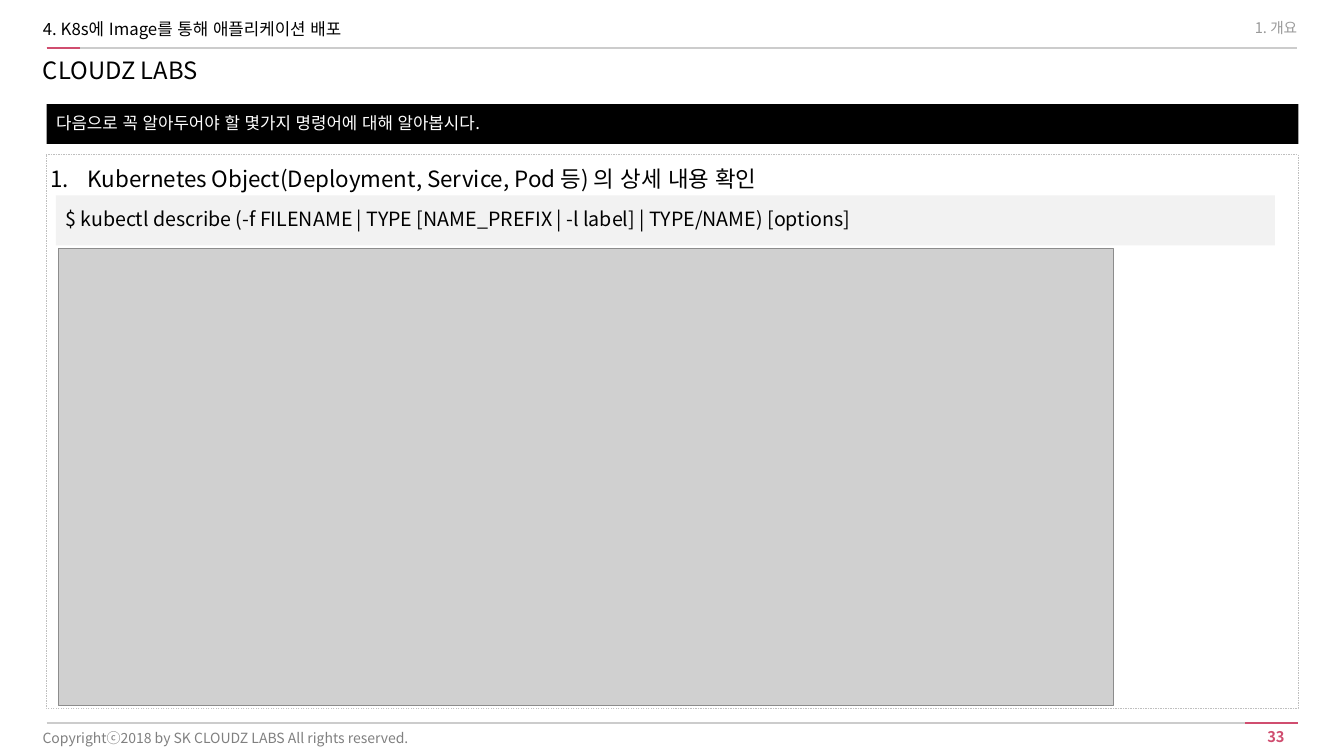
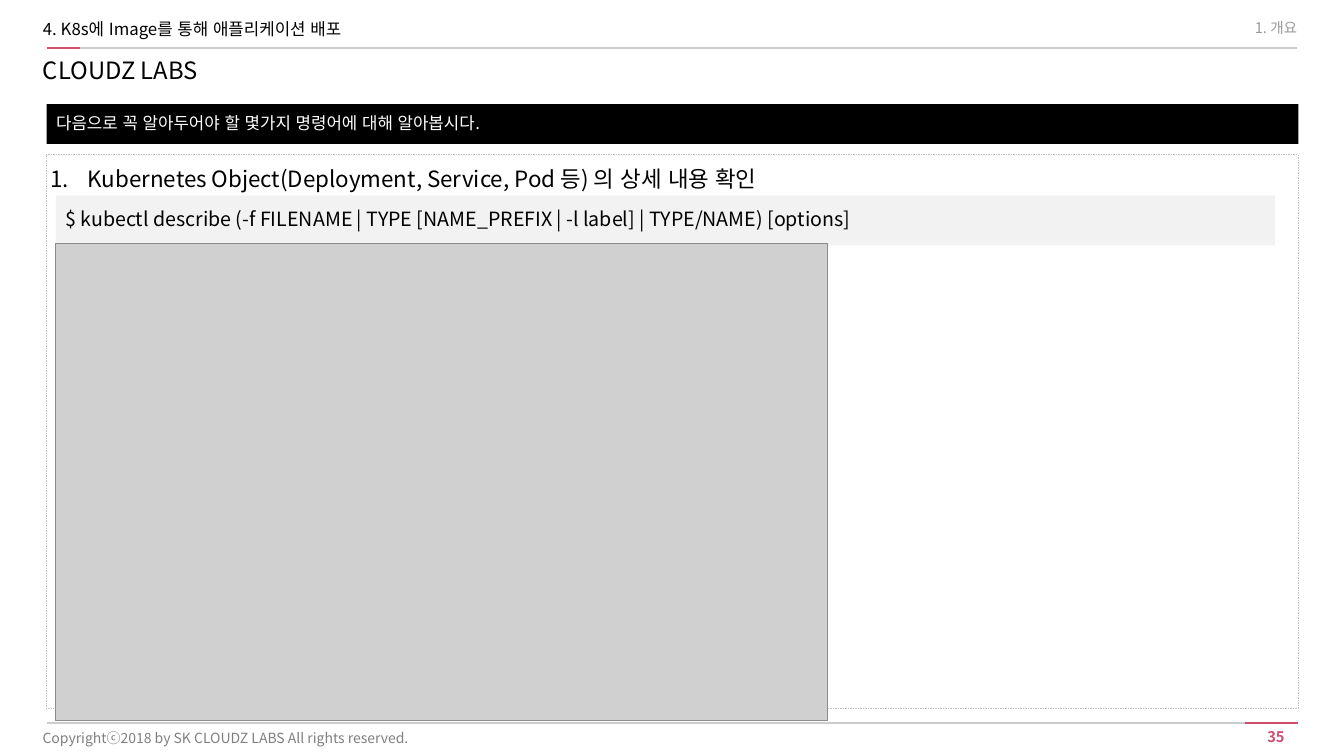
Before and after one commit to t-t-c/cloud-movie, a slide deck: slide 35 of docs/[CloudZ Labs] Kubernetes_시작하기(신입사원).pptx (slide 33 before the commit). Drawn at 1344x756 pixels with LibreOffice and Linux fonts; fonts in the diff are those of the drawing; grey boxes stand for pictures. Boxes give left, top, right and bottom in pixels: in the first picture for what was removed or moved away, otherwise in the second. Text is boxed around its words. In the diff, an @@ line names an element or a change of style, - is before the commit and + after.

```diff
--- a/docs/[CloudZ Labs] Kubernetes_시작하기(신입사원).pptx
+++ b/docs/[CloudZ Labs] Kubernetes_시작하기(신입사원).pptx
@@ picture: place and size @@
-picture at [58, 249, 1114, 706]
+picture at [55, 243, 828, 721]
@@ page number at [1267, 731, 1284, 742]: text changed @@
-33
+35
```
Also in this commit, not shown: 4 other slides changed, 2 slides added.
